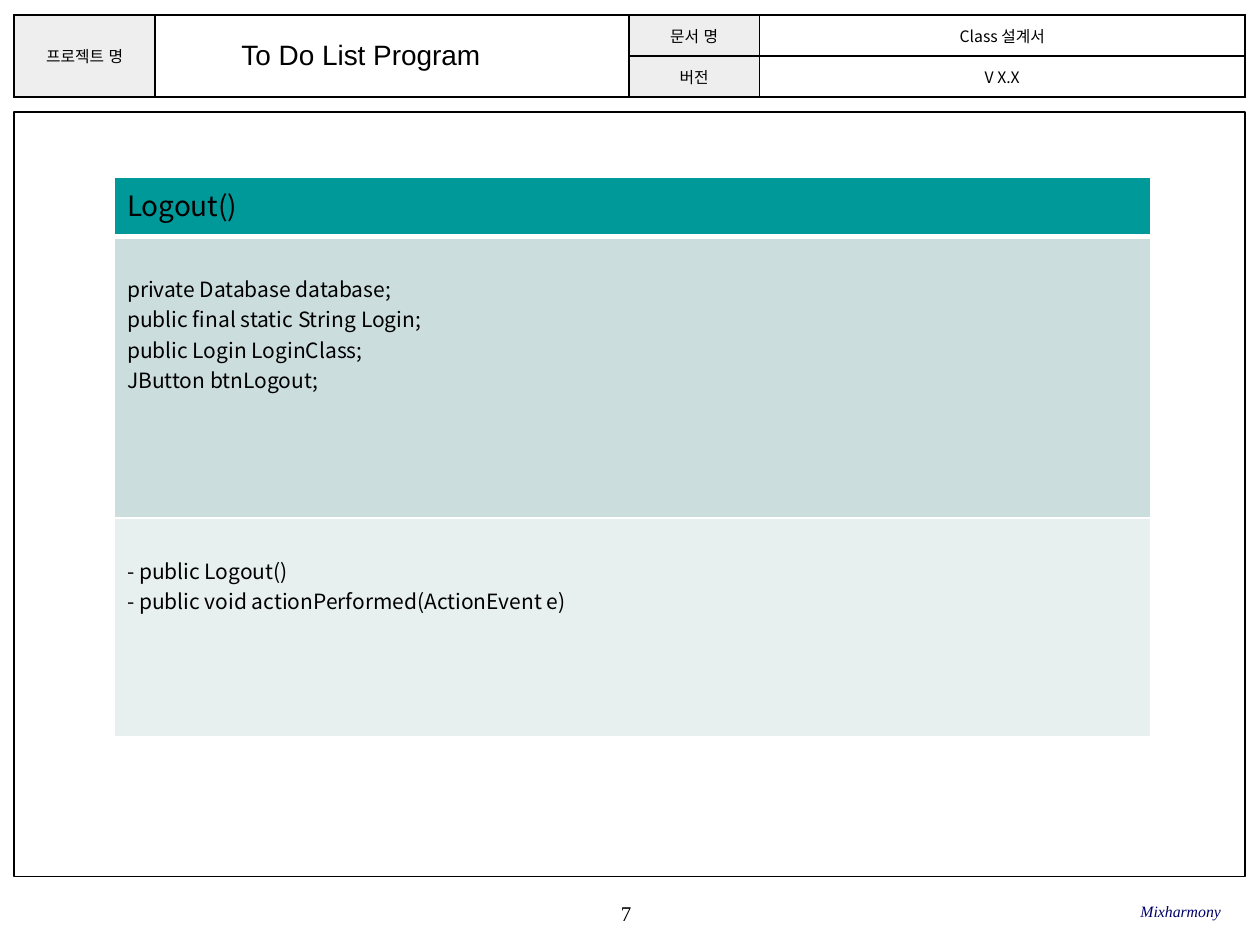
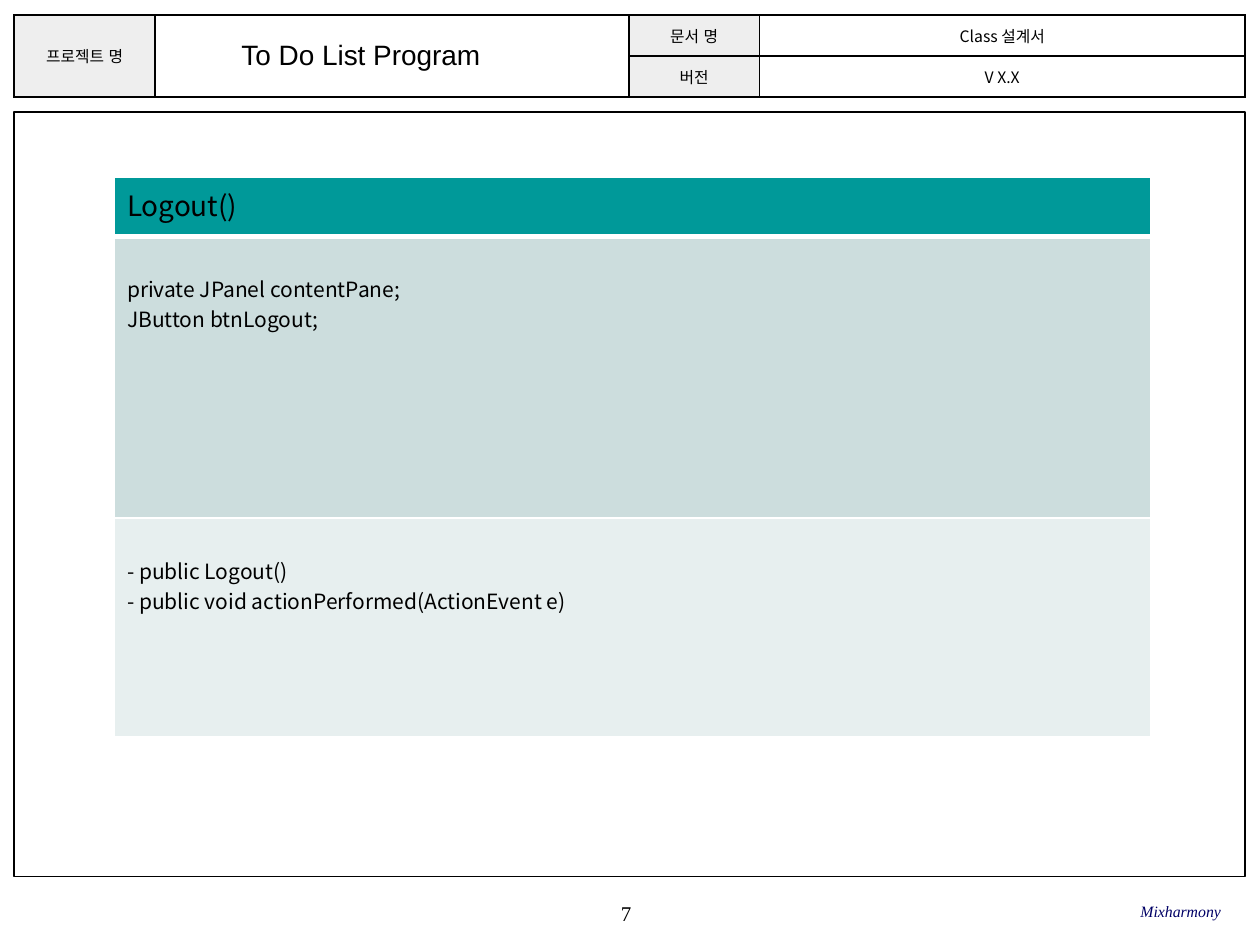
Before and after one commit to SE-admin/SE2017_2_mixharmony, a slide deck: slide 7 of doc/3_ 설계서/Class Design.pptx. Drawn at 1260x945 pixels with LibreOffice and Linux fonts; fonts in the diff are those of the drawing; background and template pictures are left out. Boxes give left, top, right and bottom in pixels: in the first picture for what was removed or moved away, otherwise in the second. Text is boxed around its words. In the diff, an @@ line names an element or a change of style, - is before the commit and + after.

Commit message:
#862 클래스 디자인 Login,Logout 클래스 내용 수정

```diff
--- a/doc/3_ 설계서/Class Design.pptx
+++ b/doc/3_ 설계서/Class Design.pptx
@@ table at (x1=115, y1=178, x2=1150, y2=737) @@
-row 2, column 1: private Database database; / public final static String Login; / public Login LoginClass; / JButton btnLogout;
+row 2, column 1: private JPanel contentPane; / JButton btnLogout;
```
Also in this commit, not shown: 3 other slides changed.
